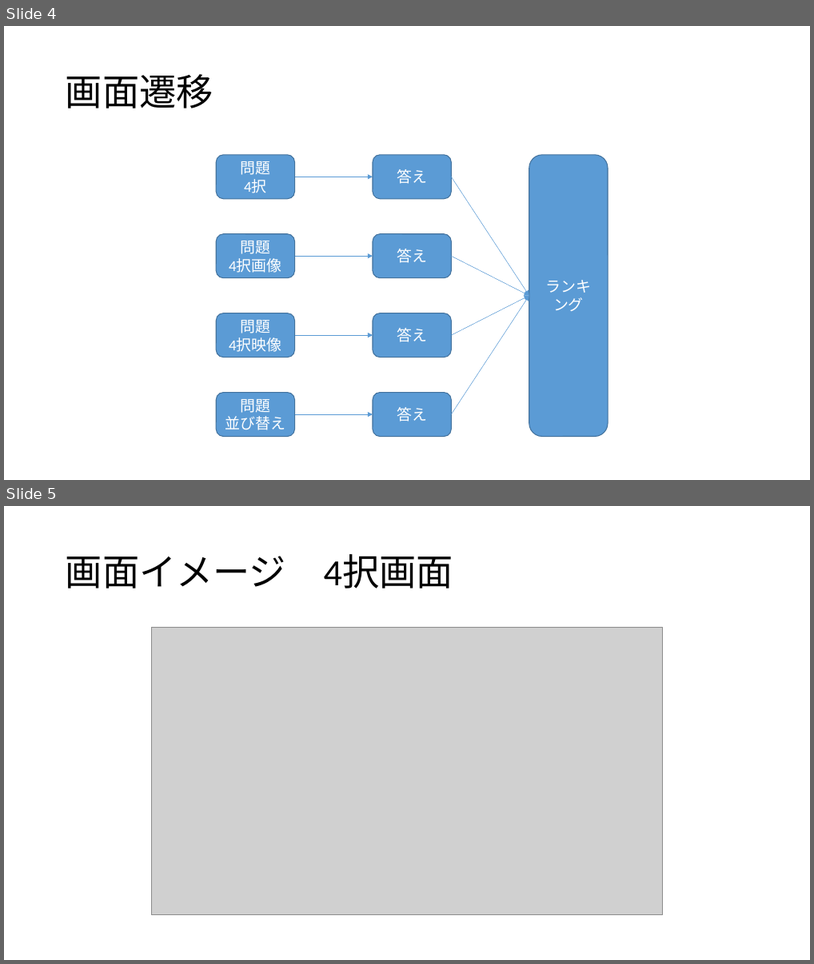
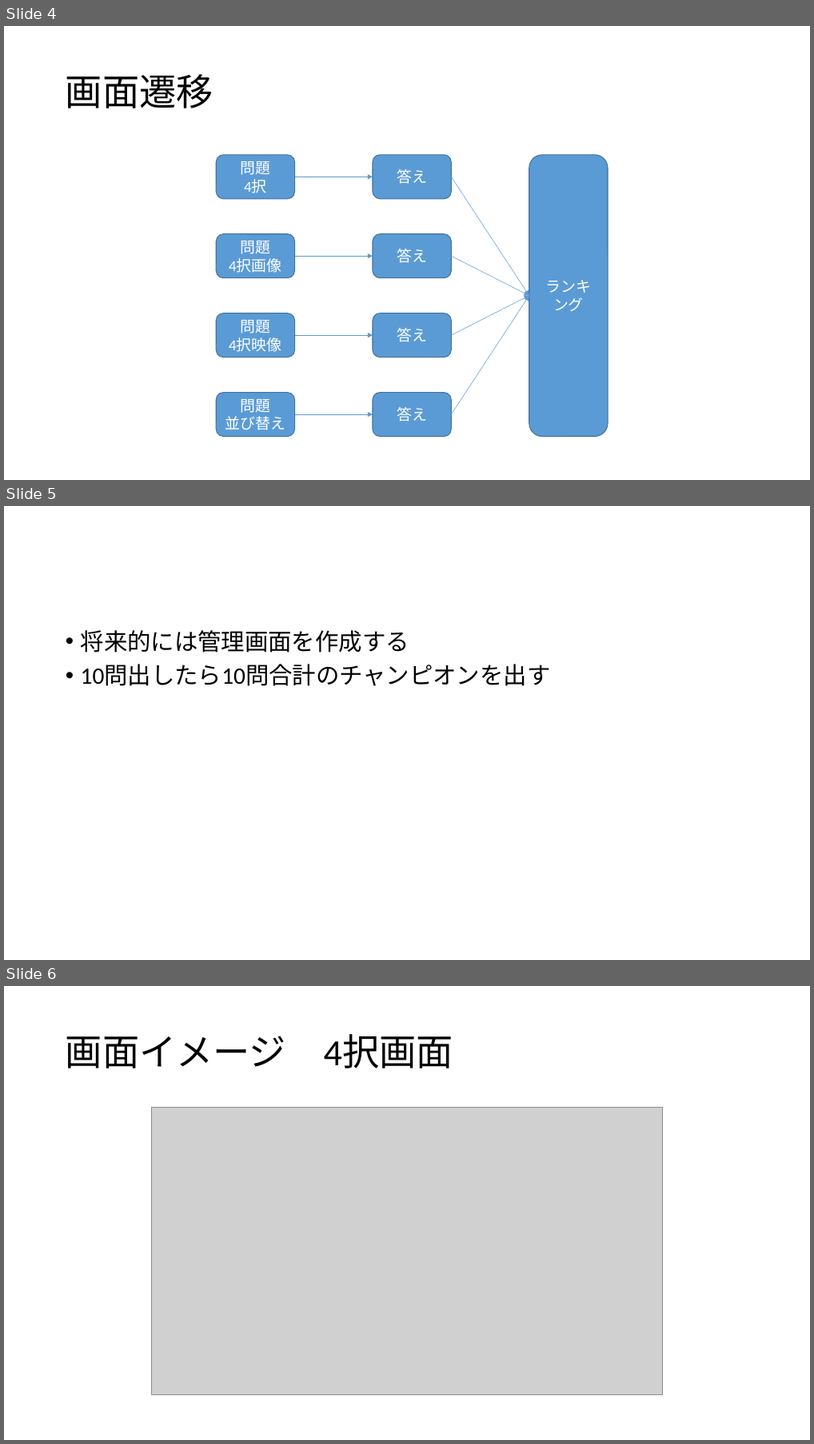
Before and after one commit to team405/ProjectAllStar, a slide deck: 01_doc/00_design/concept_20150905.pptx. Shown one above the other, each under a label of ours: slides 4 and 5 before the commit, slides 4, 5 and 6 after it. The pictures are 814x964 and 814x1444 pixels, drawn with LibreOffice and Linux fonts; fonts in the diff are those of the drawing; grey boxes stand for pictures. Boxes give left, top, right and bottom in pixels: in the first picture for what was removed or moved away, otherwise in the second. Text is boxed around its words. In the diff, an @@ line names an element or a change of style, - is before the commit and + after.

Commit message:
全体コンセプトを追記しました

```diff
--- a/01_doc/00_design/concept_20150905.pptx
+++ b/01_doc/00_design/concept_20150905.pptx
@@ slide 5 added at (x1=4, y1=506, x2=810, y2=960), background #FFFFFF @@
@@ text added at (x1=81, y1=630, x2=551, y2=686), 28 pt, text #000000 @@
+• 将来的には管理画面を作成する
+• 10問出したら10問合計のチャンピオンを出す
@@ what was slide 5 is now slide 6 @@
```
